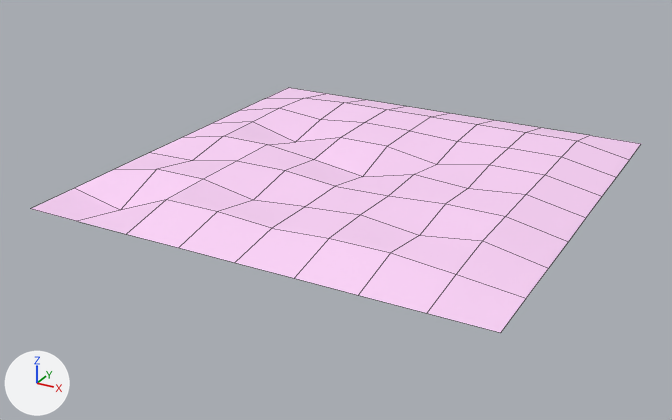
What one commit did to the FBX model Assets/floor/floor.fbx.
One viewpoint serves both versions: a 50 mm lens placed at (0.88, -1.722, 0.758), pointed at (-0.036, -0.057, -0.075). Every picture has the same lights, and +X, +Y and +Z are marked at lower left. Mesh edges are drawn as thin lines. Where no turn or scale is listed for an object, it has been applied to the vertices.
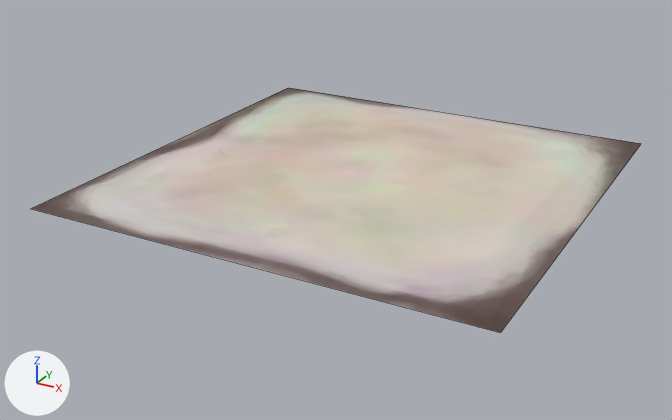
Commit message: New floor

Where the change shows, as pixel boxes [x1, y1, x2, y2] in the pictures (672 x 420 px):
'Plane', surface changed, reshaped (white to grey): [31, 88, 641, 333] in both

Patch to the scene script:
```diff
--- a/Assets/floor/floor.fbx.py
+++ b/Assets/floor/floor.fbx.py
@@ img_floor_jpg @@
+img_floor_jpg = load_image('Floor.jpg', 'Floor.jpg', 256, 256, 'sRGB')
@@ mat_material @@
 mat_material = principled_material('Material')
-mat_material.base_color = (1.0, 0.669, 0.969)  # pink #ffd6fb
+mat_material.texture = img_floor_jpg
 mat_material.roughness = 0.69
@@ me_plane @@
 # used by ob_plane; location = (0.0, 0.0, 0.0)
-me_plane.from_pydata(...)  # 81 vertices, 64 faces; spans x -0.5..0.5, y -0.5..0.5, z -0.025..0.025
+me_plane.from_pydata(...)  # 4 vertices, 1 face; spans x -0.5..0.5, y -0.5..0.5, z 0.0
+# me_plane part 1
+# 77 vertices are removed from x -0.5..0.5, y -0.5..0.5, z -0.025..0.025
+# 64 faces are deleted
+# 1 new face joins them
 me_plane.materials.append(mat_material)
```
